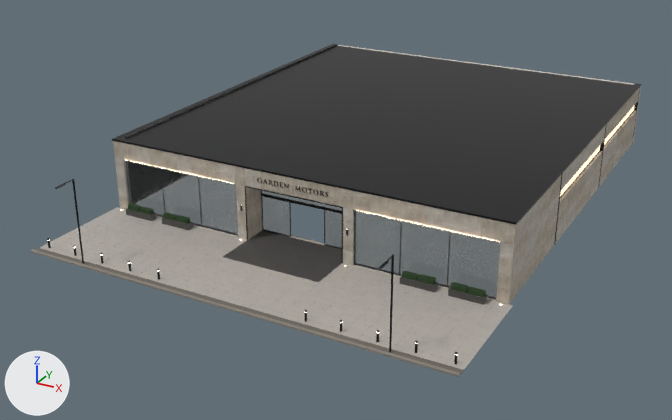
An edit to the glTF model mtg-motors-codex/models/rooms/room_facade.glb, drawn before and after from the same camera.
The view is the same before and after, from a 50 mm camera at (33.0, -53.9, 30.8) aimed at (-1.9, 9.5, -0.9). Arrows for +X, +Y and +Z are at lower left; the lights stay in place. The first picture is the older version. Where no turn or scale is listed for an object, it has been applied to the vertices. Vertices at exactly the same position are counted once.

In view in the first picture: 'MTG_Curb', 'MTG_FacCoping', 'MTG_Floor', 'MTG_Glass_Fixed-1', 'MTG_Glass_Fixed1', 'MTG_Glass_Vit-1', 'MTG_Glass_Vit1', 'MTG_Roof', 'MTG_SideCoping-1', 'MTG_SideCoping1', 'MTG_Walls' and 37 more.
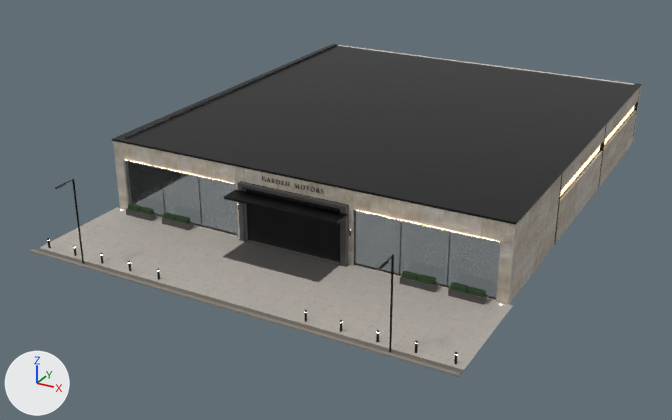
Where the newer file only moved an object's origin or applied its transform, the numbers keep the older frame.

What differs and where, as boxes [x1, y1, x2, y2] in the pictures (672 x 420 px):
'MTG_PortSurroundReveal', added (black)
    after: [240, 181, 349, 262]
'MTG_Canopy', added (black)
    after: [224, 189, 348, 225]
'MTG_PortSill', added
    after: [239, 239, 349, 267]
part 1 of me_cube, added
    after: [239, 221, 248, 241]
part 2 of me_cube, added
    after: [238, 202, 247, 222]
part 3 of me_cube, added
    after: [237, 182, 246, 203]
part 4 of me_cube, added
    after: [340, 245, 348, 266]
part 5 of me_cube, added
    after: [340, 226, 348, 247]
part 6 of me_cube, added
    after: [340, 204, 348, 227]
part 7 of me_cube, added
    after: [243, 183, 276, 194]
part 8 of me_cube, added
    after: [274, 190, 309, 201]
part 9 of me_cube, added
    after: [306, 197, 341, 209]
part 10 of me_cube, recoloured
    both: [529, 151, 589, 213]

Edits to the bpy script that builds the scene:
```text
Change me_cube:
    remove me_cube.from_pydata(...)  # 2840 vertices, 4260 faces; spans x -16.8..16.8, y -18.1..18.1, z -2.9..2.9
    add me_cube.from_pydata(...)  # 3020 vertices, 4530 faces; spans x -16.8..16.8, y -18.5..18.1, z -2.9..2.9
    me_cube part 1: the loose piece of 20 vertices spanning x -5.0..-4.1, y -18.1..-17.7, z -2.9..-1.9 is copied, and the copy is scaled about its middle by (0.556, 0.776, 1.44), then moved by (0.2, -0.4, 0.2), in mat_mtg_paver_dark; it spans x -4.6..-4.1, y -18.5..-18.1, z -2.9..-1.4
    me_cube part 2: the loose piece of 20 vertices spanning x -5.0..-4.1, y -18.1..-17.7, z -0.7..0.3 is copied, and the copy is scaled about its middle by (0.556, 0.776, 1.44), then moved by (0.2, -0.4, -0.4), in mat_mtg_paver_dark; it spans x -4.6..-4.1, y -18.5..-18.1, z -1.4..0.2
    me_cube part 3: the loose piece of 20 vertices spanning x -5.0..-4.1, y -18.1..-17.7, z 0.4..1.4 is copied, and the copy is scaled about its middle by (0.556, 0.776, 1.44), then moved by (0.2, -0.4, 0.1), in mat_mtg_paver_dark; it spans x -4.6..-4.1, y -18.5..-18.1, z 0.2..1.8
    me_cube part 4: the loose piece of 20 vertices spanning x 4.1..5.0, y -18.1..-17.7, z -2.9..-1.9 is copied, and the copy is scaled about its middle by (0.556, 0.776, 1.44), then moved by (-0.2, -0.4, 0.2), in mat_mtg_paver_dark; it spans x 4.1..4.6, y -18.5..-18.1, z -2.9..-1.4
    me_cube part 5: the loose piece of 20 vertices spanning x 4.1..5.0, y -18.1..-17.7, z -0.7..0.3 is copied, and the copy is scaled about its middle by (0.556, 0.776, 1.44), then moved by (-0.2, -0.4, -0.4), in mat_mtg_paver_dark; it spans x 4.1..4.6, y -18.5..-18.1, z -1.4..0.2
    me_cube part 6: the loose piece of 20 vertices spanning x 4.1..5.0, y -18.1..-17.7, z 0.4..1.4 is copied, and the copy is scaled about its middle by (0.556, 0.776, 1.44), then moved by (-0.2, -0.4, 0.1), in mat_mtg_paver_dark; it spans x 4.1..4.6, y -18.5..-18.1, z 0.2..1.8
    me_cube part 7: the loose piece of 20 vertices spanning x -4.1..-2.7, y -18.1..-17.7, z 1.5..2.9 is copied, and the copy is scaled about its middle by (2.01, 0.776, 0.21), then moved by (0.7, -0.4, -0.6), in mat_mtg_paver_dark; it spans x -4.1..-1.4, y -18.5..-18.1, z 1.5..1.8
    me_cube part 8: the loose piece of 20 vertices spanning x 0.0..1.4, y -18.1..-17.7, z 1.5..2.9 is copied, and the copy is scaled about its middle by (2.01, 0.776, 0.21), then moved by (-0.7, -0.4, -0.6), in mat_mtg_paver_dark; it spans x -1.4..1.4, y -18.5..-18.1, z 1.5..1.8
    me_cube part 9: the loose piece of 20 vertices spanning x 2.7..4.1, y -18.1..-17.7, z 1.5..2.9 is copied, and the copy is scaled about its middle by (2.01, 0.776, 0.21), then moved by (-0.7, -0.4, -0.6), in mat_mtg_paver_dark; it spans x 1.4..4.1, y -18.5..-18.1, z 1.5..1.8
    me_cube part 10: 112 faces spanning x -16.8..16.8, y -17.7..8.0, z -2.9..2.9 switch from mat_mtg_facstone_a to mat_mtg_facstone_b
    add me_cube.materials.append(mat_mtg_paver_dark)
Add ob_mtg_portsill:
    ob_mtg_portsill = bpy.data.objects.new('MTG_PortSill', me_cube_124)  # 56 vertices, 108 faces; spans x -4.7..4.7, y -0.3..0.3, z -0.02..0.02
    ob_mtg_portsill.location = (0.0, -0.55, 0.01)
Add ob_mtg_canopy:
    ob_mtg_canopy = bpy.data.objects.new('MTG_Canopy', me_cube_123)  # a box spanning x -4.75..4.75, y -0.8..0.8, z -0.09..0.09; in mat_mtg_bronze_001 (black #2a2c2f)
    ob_mtg_canopy.location = (0.0, -1.6, 4.09)
Add ob_mtg_portsurroundreveal:
    ob_mtg_portsurroundreveal = bpy.data.objects.new('MTG_PortSurroundReveal', me_cube_113)  # a box spanning x -4.63..4.63, y -0.01..0.01, z -2.37..2.37; in mat_mtg_reveal (black #0b0b0c)
    ob_mtg_portsurroundreveal.location = (0.0, -0.46, 2.38)
```
